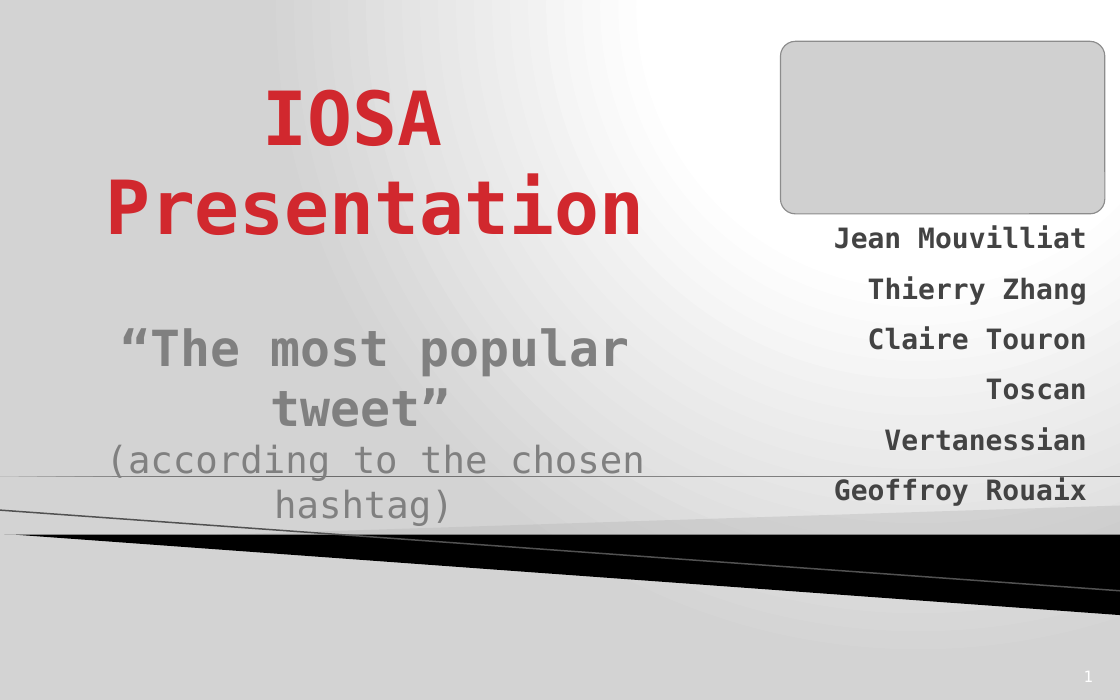
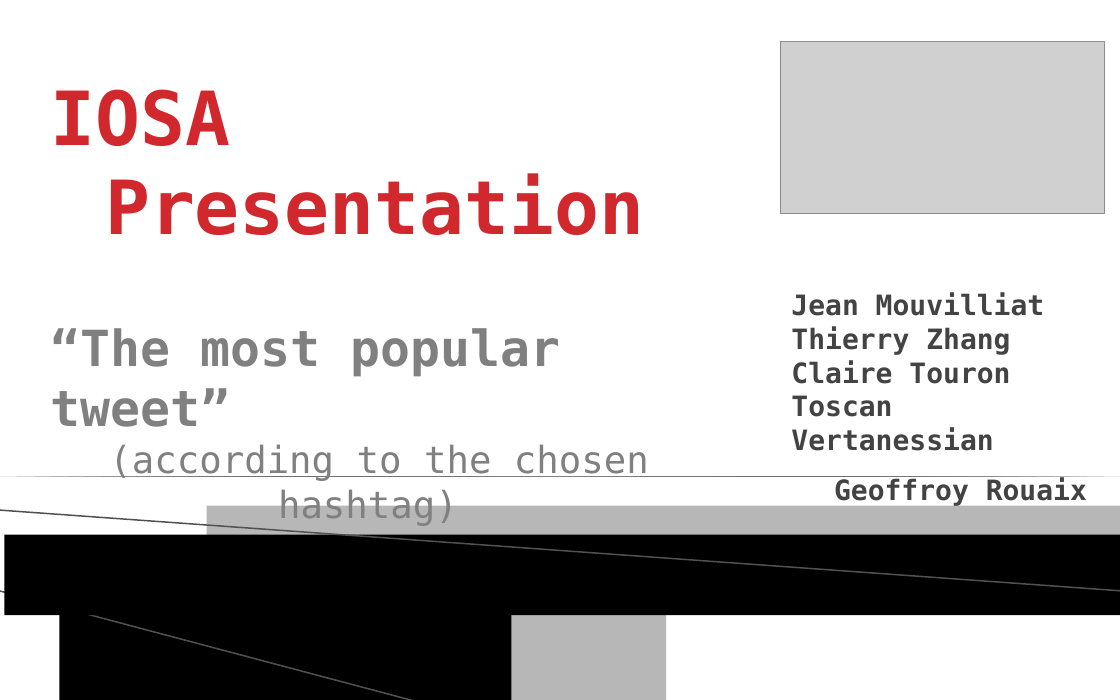
Before and after one commit to peiyunli/isepldc2014, a slide deck: slide 1 of projects/twitterfavrt/Présentation IOSA.pptx. Drawn at 1120x700 pixels with LibreOffice and Linux fonts; fonts in the diff are those of the drawing; grey boxes stand for pictures; background and template pictures are left out. Boxes give left, top, right and bottom in pixels: in the first picture for what was removed or moved away, otherwise in the second. Text is boxed around its words. In the diff, an @@ line names an element or a change of style, - is before the commit and + after.

```diff
--- a/projects/twitterfavrt/Présentation IOSA.pptx
+++ b/projects/twitterfavrt/Présentation IOSA.pptx
@@ background gradient #FFFFFF to #D3D3D3 to #FFFFFF @@
@@ text at <box>791,293,1087,507</box>: text changed @@
-Jean Mouvilliat
-Thierry Zhang
-Claire Touron
-Toscan Vertanessian
-Geoffroy Rouaix
+Jean Mouvilliat
+Thierry Zhang
+Claire Touron
+Toscan Vertanessian
+Geoffroy Rouaix
@@ freeform shape removed at <box>207,505,1120,554</box> @@
@@ rectangle added at <box>207,505,1120,554</box>, fill #B7B7B7 @@
@@ line (0, 510) - (1120, 590): stroke #B0B0B0 0.95 pt to #515151 0.96 pt @@
@@ freeform shape removed at <box>4,534,1120,615</box> @@
@@ rectangle added at <box>4,534,1120,615</box>, fill #000000 @@
@@ line added from (0, 590) to (416, 700), #515151 0.96 pt @@
@@ rectangle added at <box>59,606,512,700</box>, fill #000000 @@
@@ rectangle added at <box>62,607,666,700</box>, fill #B7B7B7 @@
@@ page number at <box>1060,654,1104,691</box>: font DejaVu Sans Mono to Arial; alignment right to left @@
```
Also in this commit, not shown: 7 other slides changed, 3 other files.
